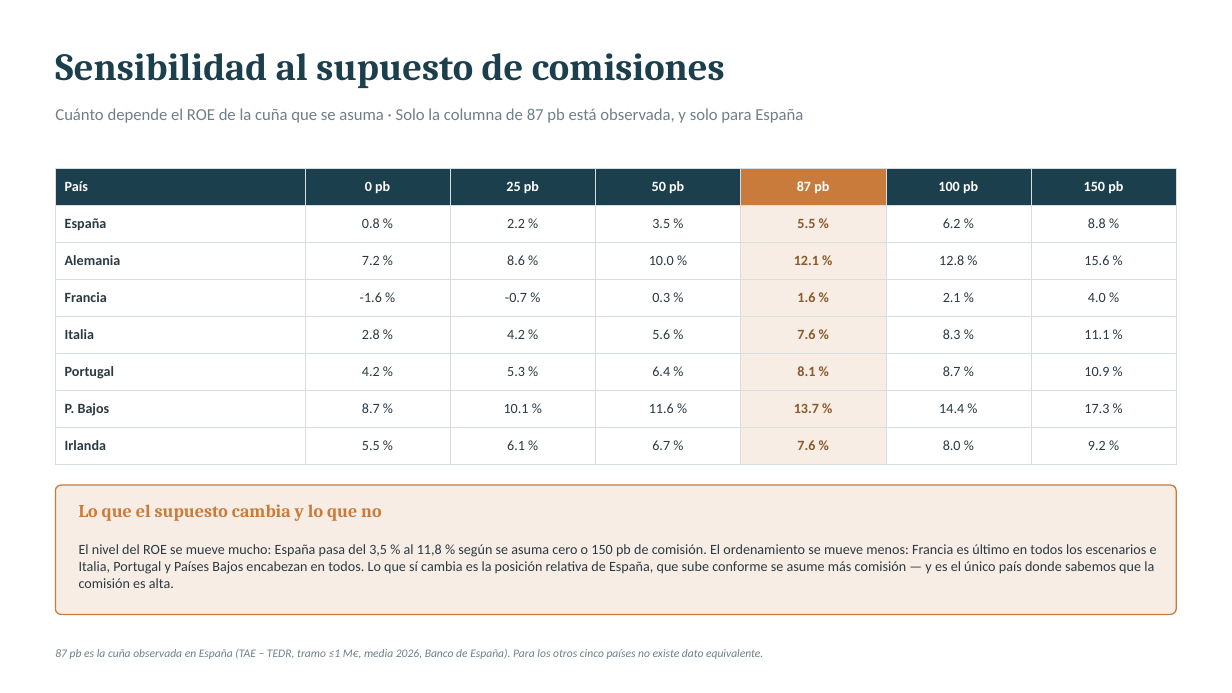
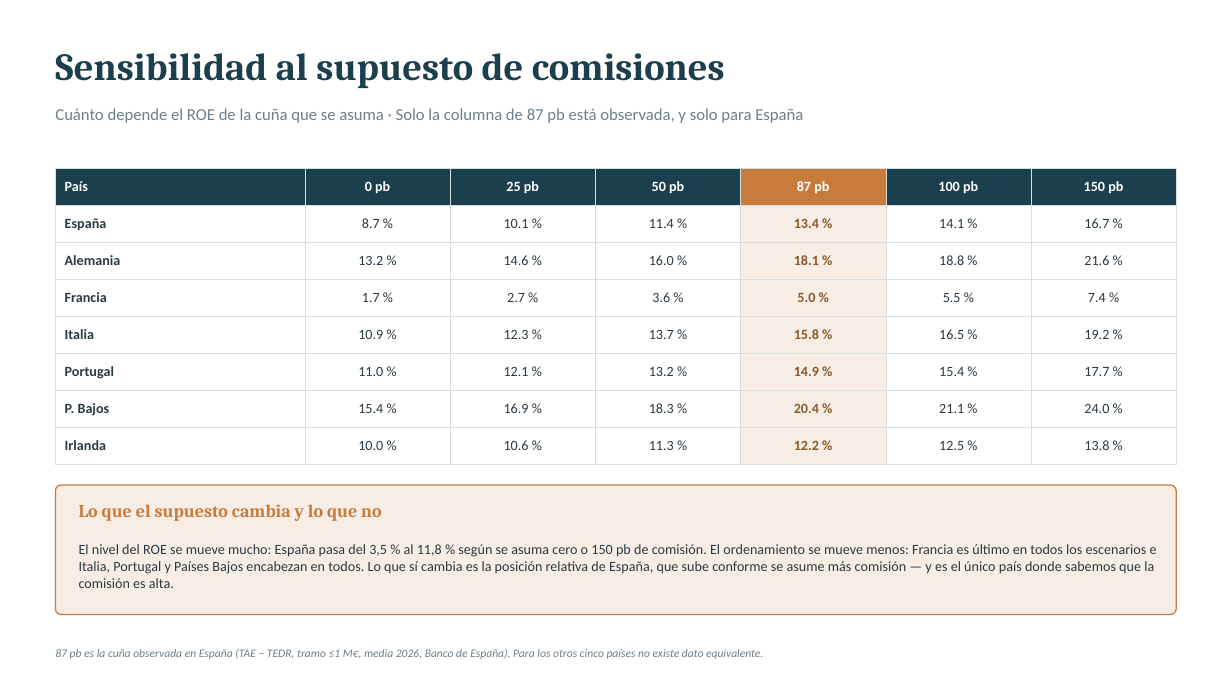
Before and after one commit to agomez2812-lang/sturdy-barnacle, a slide deck: slide 8 of pres/rentabilidad_pyme.pptx. Drawn at 1232x693 pixels with LibreOffice and Linux fonts; fonts in the diff are those of the drawing. Boxes give left, top, right and bottom in pixels: in the first picture for what was removed or moved away, otherwise in the second. Text is boxed around its words. In the diff, an @@ line names an element or a change of style, - is before the commit and + after.

```diff
--- a/pres/rentabilidad_pyme.pptx
+++ b/pres/rentabilidad_pyme.pptx
@@ table at (55, 168, 1176, 454) @@
-row 2: España | 0.8 % | 2.2 % | 3.5 % | 5.5 % | 6.2 % | 8.8 %
+row 2: España | 8.7 % | 10.1 % | 11.4 % | 13.4 % | 14.1 % | 16.7 %
-row 3: Alemania | 7.2 % | 8.6 % | 10.0 % | 12.1 % | 12.8 % | 15.6 %
+row 3: Alemania | 13.2 % | 14.6 % | 16.0 % | 18.1 % | 18.8 % | 21.6 %
-row 4: Francia | -1.6 % | -0.7 % | 0.3 % | 1.6 % | 2.1 % | 4.0 %
+row 4: Francia | 1.7 % | 2.7 % | 3.6 % | 5.0 % | 5.5 % | 7.4 %
-row 5: Italia | 2.8 % | 4.2 % | 5.6 % | 7.6 % | 8.3 % | 11.1 %
+row 5: Italia | 10.9 % | 12.3 % | 13.7 % | 15.8 % | 16.5 % | 19.2 %
-row 6: Portugal | 4.2 % | 5.3 % | 6.4 % | 8.1 % | 8.7 % | 10.9 %
+row 6: Portugal | 11.0 % | 12.1 % | 13.2 % | 14.9 % | 15.4 % | 17.7 %
-row 7: P. Bajos | 8.7 % | 10.1 % | 11.6 % | 13.7 % | 14.4 % | 17.3 %
+row 7: P. Bajos | 15.4 % | 16.9 % | 18.3 % | 20.4 % | 21.1 % | 24.0 %
-row 8: Irlanda | 5.5 % | 6.1 % | 6.7 % | 7.6 % | 8.0 % | 9.2 %
+row 8: Irlanda | 10.0 % | 10.6 % | 11.3 % | 12.2 % | 12.5 % | 13.8 %
```
Also in this commit, not shown: 3 other slides changed, 9 other files.
